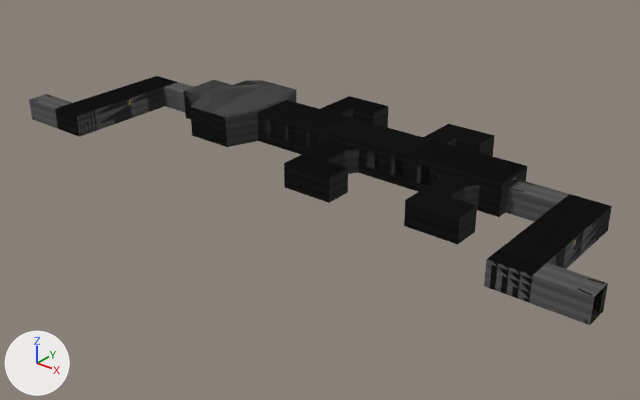
One commit to the glTF model game/scenes/levels/cinema_level/CinemaLevel1.gltf: the scene before it, then after it.
One viewpoint serves both versions: a 50 mm camera at (79.1, -70.7, 37.6) aimed at (26.3, -4.6, -3.4). The axes (+X, +Y, +Z) are drawn at lower left. The lights are the same throughout. The first picture is the older version. Where no turn or scale is listed for an object, it has been applied to the vertices.

The older version as bpy lines, for what is in view:
```python
ob_cinemadoorl_005 = bpy.data.objects.new('CinemaDoorL.005', me_cylinder_011)
ob_cinemadoorl_005.parent = ob_entrancehall
ob_cinemadoorl_005.location = (-6.754, -7.75, 0.15)
ob_cinemadoorl_005.rotation_euler = (0.0, 0.0, -2.967)  # degrees (0, 0, -170)
ob_cinemadoorl_006 = bpy.data.objects.new('CinemaDoorL.006', me_cylinder_022)
ob_cinemadoorl_006.parent = ob_exithall
ob_cinemadoorl_006.location = (6.754, -7.75, 0.15)
ob_cinemadoorl_006.rotation_euler = (0.0, 0.0, 2.967)  # degrees (0, 0, 170)
ob_cinemadoorr_005 = bpy.data.objects.new('CinemaDoorR.005', me_cylinder_018)
ob_cinemadoorr_005.parent = ob_entrancehall
ob_cinemadoorr_005.location = (-6.754, -5.25, 0.15)
ob_cinemadoorr_005.rotation_euler = (0.0, 0.0, -0.175)  # degrees (0, 0, -10)
ob_cinemadoorr_006 = bpy.data.objects.new('CinemaDoorR.006', me_cylinder_021)
ob_cinemadoorr_006.parent = ob_exithall
ob_cinemadoorr_006.location = (6.754, -5.25, 0.15)
ob_cinemadoorr_006.rotation_euler = (0.0, 0.0, 0.175)  # degrees (0, 0, 10)
ob_exit_002 = bpy.data.objects.new('Exit.002', me_cube_007)
ob_exit_002.location = (48.5, 0.0, 1.25)
ob_exit_003 = bpy.data.objects.new('Exit.003', me_cube_010)
ob_exit_003.parent = ob_exithall
ob_exit_003.location = (4.5, -6.5, 0.0)
ob_exit_004 = bpy.data.objects.new('Exit.004', me_cube_011)
ob_exit_004.parent = ob_entrancehall
ob_exit_004.location = (-4.5, -6.5, 0.0)
# also in view: 'EntranceHallCol' at (-3.0, -6.5, 1.2); 'ExitHallCol' at (53.0, -6.5, 1.2); 'MainHallCol' at (25.0, 0.0, 2.3)
```
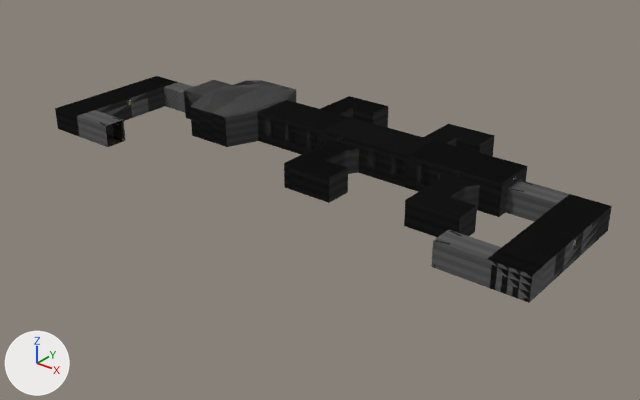
What differs and where, as boxes [x1, y1, x2, y2] in the pictures (640 x 400 px):
'Exit.003', moved: before [529, 263, 608, 325]; after [431, 230, 502, 286]
'Exit.004', moved: before [29, 94, 72, 129]; after [77, 110, 126, 147]
'CinemaDoorR.006', moved, turned: before [587, 278, 605, 312]; after [434, 240, 450, 268]
'CinemaDoorL.005', moved, turned (not visible before): after [112, 117, 124, 141]
'CinemaDoorL.006', moved, turned (mostly hidden): before [578, 288, 593, 324]; after [450, 230, 462, 236]
'CinemaDoorR.005', moved (not visible before): after [99, 122, 109, 146]

Patch to the scene script:
```diff
--- a/game/scenes/levels/cinema_level/CinemaLevel1.gltf.py
+++ b/game/scenes/levels/cinema_level/CinemaLevel1.gltf.py
@@ ob_cinemadoorl_005 @@
 ob_cinemadoorl_005.parent = ob_entrancehall
-ob_cinemadoorl_005.location = (-6.754, -7.75, 0.15)
-ob_cinemadoorl_005.rotation_euler = (0.0, 0.0, -2.967)  # degrees (0, 0, -170)
+ob_cinemadoorl_005.location = (6.754, -5.25, 0.15)
+ob_cinemadoorl_005.rotation_euler = (0.0, 0.0, 0.175)  # degrees (0, 0, 10)
@@ ob_cinemadoorr_005 @@
 ob_cinemadoorr_005.parent = ob_entrancehall
-ob_cinemadoorr_005.location = (-6.754, -5.25, 0.15)
+ob_cinemadoorr_005.location = (6.754, -7.75, 0.15)
 ob_cinemadoorr_005.rotation_euler = (0.0, 0.0, -0.175)  # degrees (0, 0, -10)
@@ ob_exit_004 @@
 ob_exit_004.parent = ob_entrancehall
-ob_exit_004.location = (-4.5, -6.5, 0.0)
+ob_exit_004.location = (4.5, -6.5, 0.0)
@@ ob_cinemadoorl_006 @@
 ob_cinemadoorl_006.parent = ob_exithall
-ob_cinemadoorl_006.location = (6.754, -7.75, 0.15)
-ob_cinemadoorl_006.rotation_euler = (0.0, 0.0, 2.967)  # degrees (0, 0, 170)
+ob_cinemadoorl_006.location = (-6.754, -5.25, 0.15)
+ob_cinemadoorl_006.rotation_euler = (0.0, 0.0, -0.175)  # degrees (0, 0, -10)
@@ ob_cinemadoorr_006 @@
 ob_cinemadoorr_006.parent = ob_exithall
-ob_cinemadoorr_006.location = (6.754, -5.25, 0.15)
-ob_cinemadoorr_006.rotation_euler = (0.0, 0.0, 0.175)  # degrees (0, 0, 10)
+ob_cinemadoorr_006.location = (-6.754, -7.75, 0.15)
+ob_cinemadoorr_006.rotation_euler = (0.0, 0.0, -2.967)  # degrees (0, 0, -170)
@@ ob_exit_003 @@
 ob_exit_003.parent = ob_exithall
-ob_exit_003.location = (4.5, -6.5, 0.0)
+ob_exit_003.location = (-4.5, -6.5, 0.0)
```
